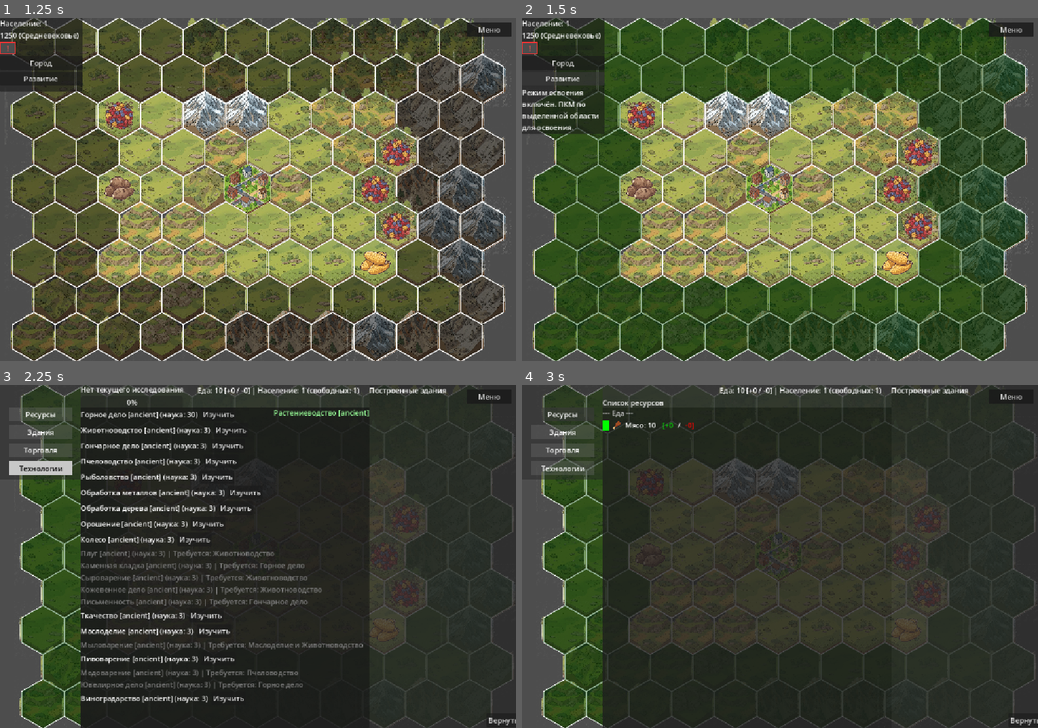
Above: before the commit, frames 1-4 (two rows, left to right).
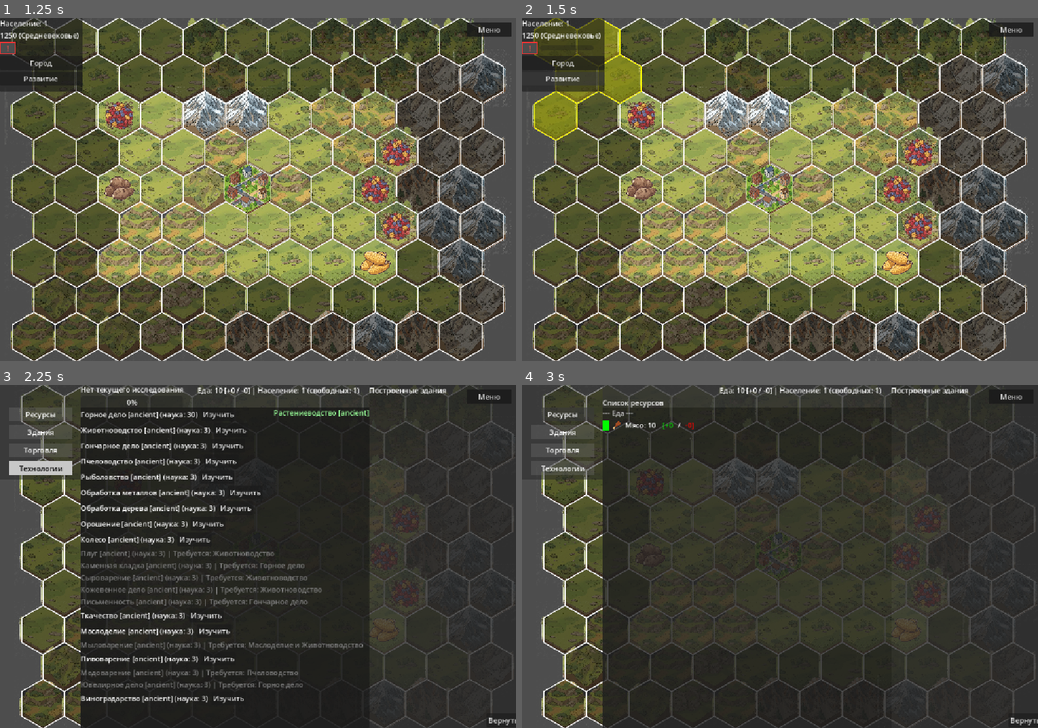
Above: after the commit, the same moments.

Repository: Night-Pryanik/The-City
Game: Godot game, scene res://scenes/main_menu.tscn
The game is run twice, just before and just after one commit, with the same random seed, the same clock (stepped at 60 frames per second) and the same inputs.
Inputs:
- Up to frame 1 (1.25 s): click "Новая игра" at 0.5 s
- Up to frame 2 (1.5 s): click "Развитие" at 1.25 s
- Up to frame 3 (2.25 s): click "!" at 2 s
- Up to frame 4 (3 s): click "Ресурсы" at 2.75 s

Frame 1 is identical in both runs. In frame 2, 46% of the frame differs, in the area x 0-98%, y 0-100%; in frame 3, 6.2%; in frame 4, 6.2%.

Commit message:
Разведка и покупка чанков теперь доступна на обычной карте, без включения режима "Развитие"
Режим развитие больше пока не делает ничего.

Diff:
--- a/scripts/InputHandler.gd
+++ b/scripts/InputHandler.gd
@@ -66,20 +66,17 @@
     if city_ui.visible or pause_menu.visible or (main_map.settings_menu and main_map.settings_menu.visible):
         return
 
-    # Обработка режима "Развитие" для кликов и подсветки
-    if expansion_manager.is_active():
-        if event is InputEventMouseButton:
-            if _handle_expansion_mode_input(event):
-                return
-        elif event is InputEventMouseMotion:
-            _handle_expansion_mode_motion(event)
-            # Не возвращаемся, чтобы _handle_mouse_motion также мог обработать движение
-
     # Обработка общих событий мыши
     if event is InputEventMouseButton:
         _handle_mouse_button(event)
     elif event is InputEventMouseMotion:
         _handle_mouse_motion(event)
+        # Обновляем подсветку чанка при наведении на гексы вне Кольца Влияния
+        var h = _pixel_to_hex(event.global_position.x, event.global_position.y)
+        if h != null and not main_map.tile_data[h.row][h.col].get("in_influence", false):
+            expansion_manager.update_hovered_chunk(h.row, h.col)
+        else:
+            expansion_manager.clear_hovered_chunk()
 
 func handle_process(delta: float):
     if Engine.is_editor_hint():
@@ -183,7 +180,7 @@
                     all_explored = false
                     break
             if not all_explored:
-                main_map._show_context_menu(hex.row, hex.col, mouse_pos)
+                main_map.show_context_menu(hex.row, hex.col, mouse_pos)
                 return true
             var available_food = 0
             if CityData:
@@ -236,9 +233,15 @@
             return
         var mouse_pos = event.global_position
         var hex = _pixel_to_hex(mouse_pos.x, mouse_pos.y)
-        if hex != null and main_map.tile_data[hex.row][hex.col]["in_influence"]:
-            main_map._show_context_menu(hex.row, hex.col, mouse_pos)
-            _hide_tooltip()
+        if hex != null:
+            if main_map.tile_data[hex.row][hex.col]["in_influence"]:
+                # Гекс в Кольце Влияния - меню строительства улучшений
+                main_map.show_context_menu(hex.row, hex.col, mouse_pos)
+                _hide_tooltip()
+            else:
+                # Гекс в Регионе - меню разведки/покупки
+                main_map.show_context_menu(hex.row, hex.col, mouse_pos)
+                _hide_tooltip()
 
     if event.button_index == MOUSE_BUTTON_LEFT and event.pressed:
         if popup_menu.visible:
@@ -283,6 +286,15 @@
         if hex != null:
             main_map.update_tooltip_text(hex.row, hex.col)
 
+    # Обновляем подсветку чанка при наведении на гексы вне Кольца Влияния
+    var h = _pixel_to_hex(event.global_position.x, event.global_position.y)
+    if h != null and not main_map.tile_data[h.row][h.col].get("in_influence", false):
+        expansion_manager.update_hovered_chunk(h.row, h.col)
+        map_renderer.queue_redraw()
+    else:
+        expansion_manager.clear_hovered_chunk()
+        map_renderer.queue_redraw()
+
 func _hide_tooltip():
     hex_tooltip.visible = false
     _tooltip_visible = false
--- a/scripts/expansion_manager.gd
+++ b/scripts/expansion_manager.gd
@@ -134,8 +134,7 @@
     main_map.popup_menu.popup()
 
 func handle_action(chunk: Array, cost: int) -> bool:
-    if not is_expansion_mode:
-        return false
+    # Режим "Развитие" убран - действие доступно всегда
     var available_food = 0
     for pid in CityData.city_food_pool:
         if CityData.city_food_pool[pid]:
--- a/scripts/main_map.gd
+++ b/scripts/main_map.gd
@@ -503,7 +503,7 @@
         hbox.add_child(label_item)
         tooltip_products_container.add_child(hbox)
 
-func _show_context_menu(row: int, col: int, click_pos: Vector2):
+func show_context_menu(row: int, col: int, click_pos: Vector2):
     var tile = tile_data[row][col]
 
     # --- Сбор дикоросов ---
@@ -931,11 +931,8 @@
         map_renderer.queue_redraw()
 
 func _on_expansion_button_pressed():
-    var active = expansion_manager.toggle()
-    if active:
-        hud.show_message("Режим освоения включён. ПКМ по выделенной области для освоения.")
-    else:
-        hud.show_message("Режим освоения выключен.")
+    # Кнопка "Развитие" больше не имеет функционала
+    pass
 
 func _on_expansion_mode_changed(_active: bool):
     map_renderer.queue_redraw()
--- a/scripts/map_renderer.gd
+++ b/scripts/map_renderer.gd
@@ -80,8 +80,8 @@
     # ФАЗА 2: Рисуем дороги (ПЕРЕД иконками ресурсов и улучшений)
     _draw_all_roads()
 
-    # ФАЗА 2.5: Рисуем подсветку для режима "Развитие" (слои исследования и покупки)
-    _draw_expansion_highlights()
+    # ФАЗА 2.5: Рисуем подсветку для разведки и покупки (всегда активна)
+    _draw_exploration_highlights()
 
     # ФАЗА 3: Рисуем иконки ресурсов, улучшений и другие оверлеи
     for row in range(main_map.REGION_ROWS):
@@ -363,16 +363,13 @@
     points.append(center2)
     return points
 
-func _draw_expansion_highlights():
+func _draw_exploration_highlights():
     var main = get_parent()
-    if not main.has_method("is_expansion_mode_active") or not main.is_expansion_mode_active():
-        return
-
     var expansion_manager = main.get_node("ExpansionManager")
     if not expansion_manager:
         return
 
-    # --- 1. Рисуем слои: не исследован / исследован ---
+    # --- 1. Рисуем слои: не исследован / исследован (всегда) ---
     for row in range(main_map.REGION_ROWS):
         for col in range(main_map.REGION_COLS):
             var tile = tile_data[row][col]
@@ -393,9 +390,6 @@
                 closed_verts.append_array(vertices)
                 closed_verts.append(vertices[0])
                 draw_polyline(closed_verts, Color.WHITE, 1.5)
-            else:
-                # Не исследован: тёмно-зелёный без рамки
-                draw_colored_polygon(vertices, Color(0.0, 0.3, 0.0, 0.4))
 
     # --- 2. Жёлтая подсветка чанка под мышью (поверх всего) ---
     var chunk = expansion_manager.current_chunk
